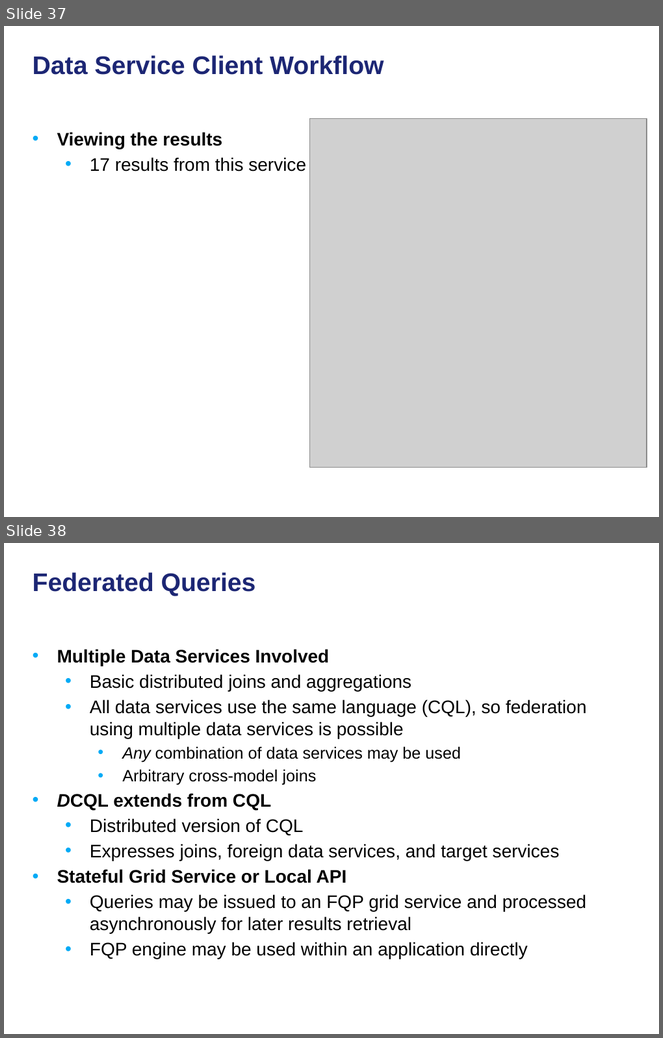
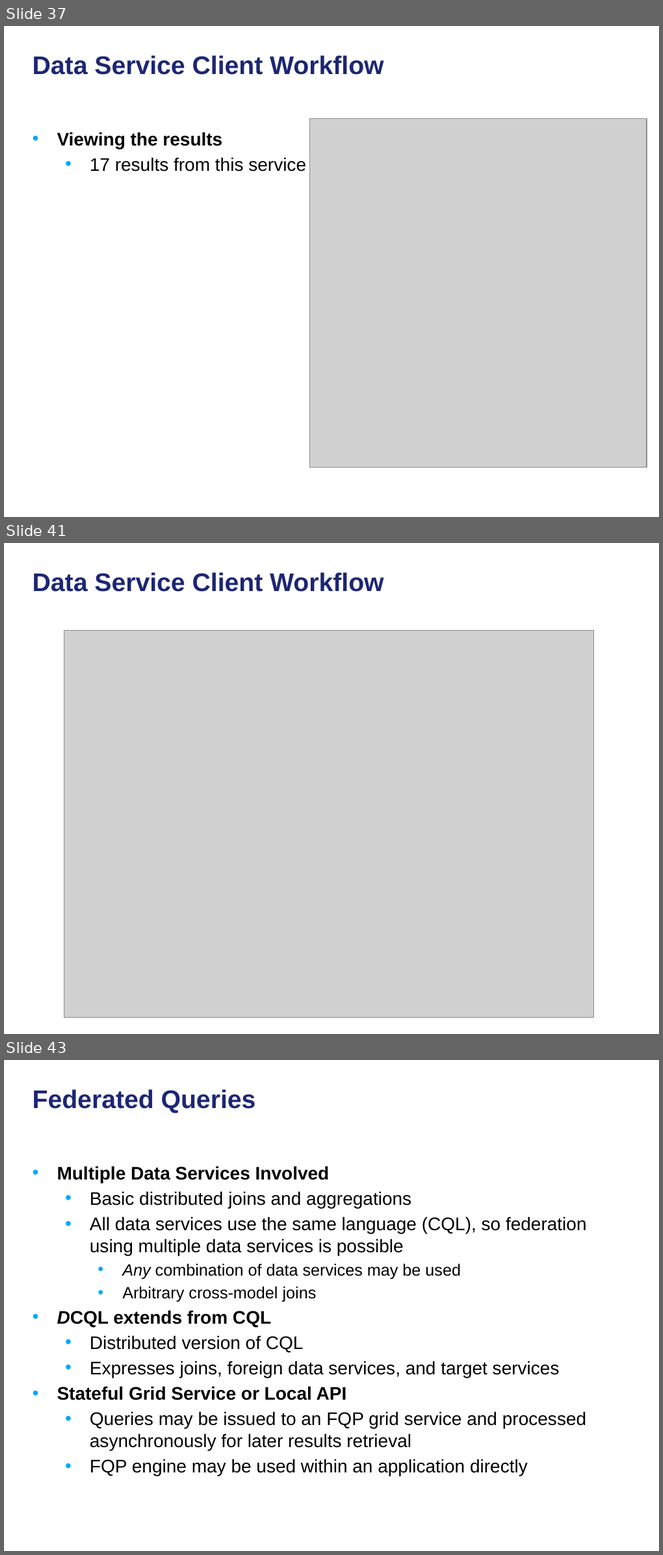
Before and after one commit to NCIP/cagrid-docs, a slide deck: presentations/200906_Novartis/caGrid Data Services.pptx. Shown one above the other, each under a label of ours: slides 37 and 38 before the commit, slides 37, 41 and 43 after it; the slides between them are not shown. The pictures are 663x1038 and 663x1555 pixels, drawn with LibreOffice and Linux fonts; fonts in the diff are those of the drawing; grey boxes stand for pictures; background and template pictures are left out. Boxes give left, top, right and bottom in pixels: in the first picture for what was removed or moved away, otherwise in the second. Text is boxed around its words. In the diff, an @@ line names an element or a change of style, - is before the commit and + after.

```diff
--- a/presentations/200906_Novartis/caGrid Data Services.pptx
+++ b/presentations/200906_Novartis/caGrid Data Services.pptx
@@ slide 41 added at [4, 543, 659, 1034], background picture (left out) @@
@@ title added at [33, 572, 384, 592], 28 pt, text #1C2674, bold @@
+Data Service Client Workflow
@@ picture added at [64, 630, 594, 1018] @@
@@ what was slide 38 is now slide 43 @@
```
Also in this commit, not shown: 3 slides changed, 4 other slides added.
